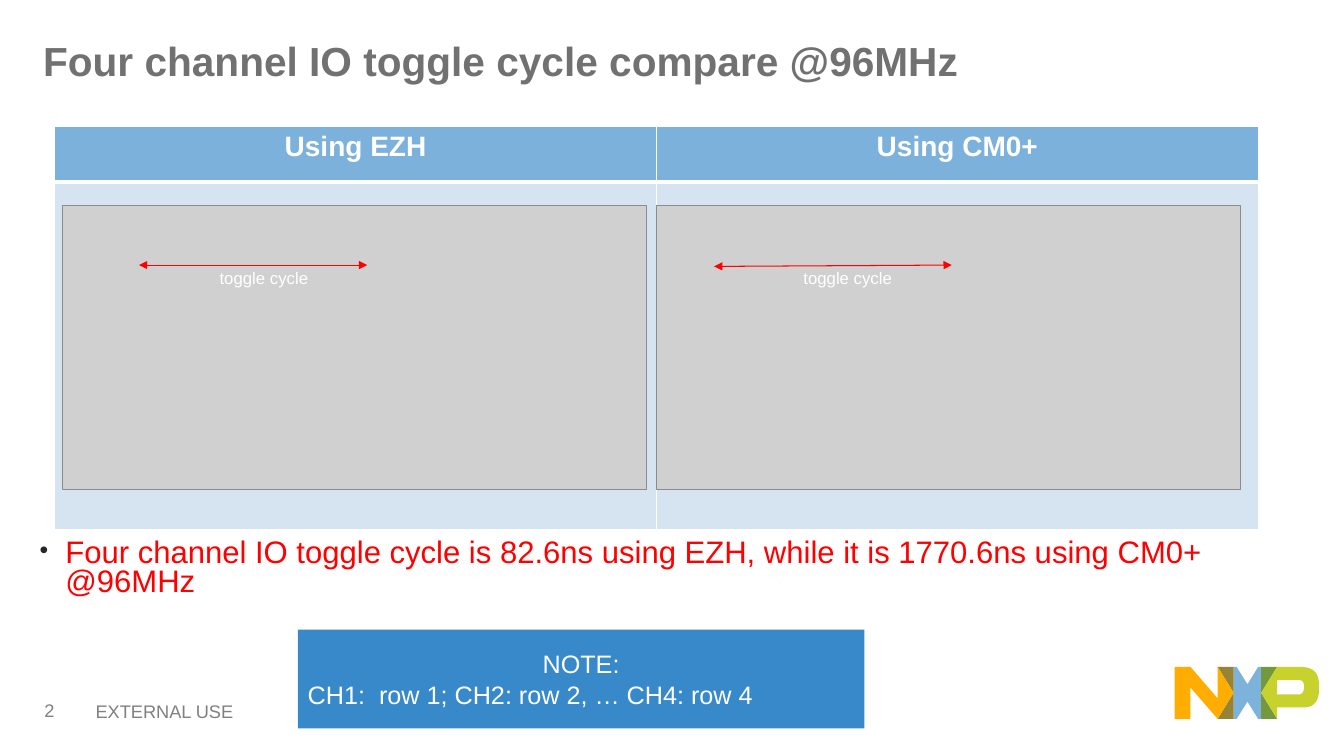
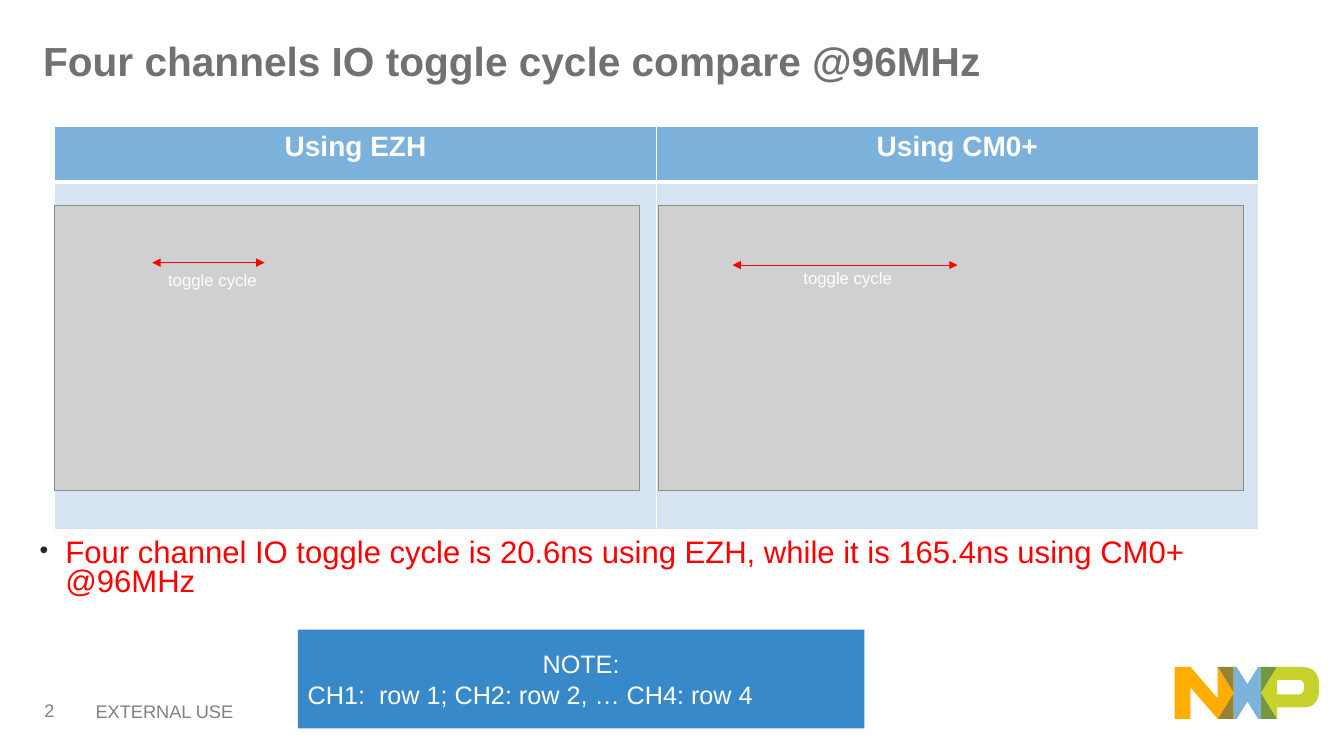
Before and after one commit to JohnWu1234/EZH_KeyScan, a slide deck: slide 3 of ezh_for_key_scan_john.pptx. Drawn at 1344x756 pixels with LibreOffice and Linux fonts; fonts in the diff are those of the drawing; grey boxes stand for pictures. Boxes give left, top, right and bottom in pixels: in the first picture for what was removed or moved away, otherwise in the second. Text is boxed around its words. In the diff, an @@ line names an element or a change of style, - is before the commit and + after.

Commit message:
[lpc51u68][ezh][keyscan]v1.4 0.update four channels toggle using sigle instruction 2.delete one channel toggle folder 3.update the slid about comparison

```diff
--- a/ezh_for_key_scan_john.pptx
+++ b/ezh_for_key_scan_john.pptx
@@ title at (43, 46, 980, 84): text changed @@
-Four channel IO toggle cycle compare @96MHz
+Four channels IO toggle cycle compare @96MHz
@@ picture: place and size @@
-picture at (63, 206, 646, 490)
+picture at (54, 206, 639, 491)
@@ picture: place and size @@
-picture at (656, 206, 1240, 490)
+picture at (659, 206, 1244, 491)
@@ double arrow moved from (139, 265) - (367, 265) to (152, 263) - (264, 263) @@
@@ text "toggle cycle": place and size @@
-text "toggle cycle" at (220, 272, 308, 287)
+text "toggle cycle" at (168, 274, 256, 289)
@@ double arrow moved from (714, 266) - (952, 265) to (733, 265) - (958, 265) @@
@@ text at (65, 540, 1184, 597): text changed @@
-• Four channel IO toggle cycle is 82.6ns using EZH, while it is 1770.6ns using CM0+ @96MHz
+• Four channel IO toggle cycle is 20.6ns using EZH, while it is 165.4ns using CM0+ @96MHz
```
Also in this commit, not shown: 2 other slides changed, 14 other files.
